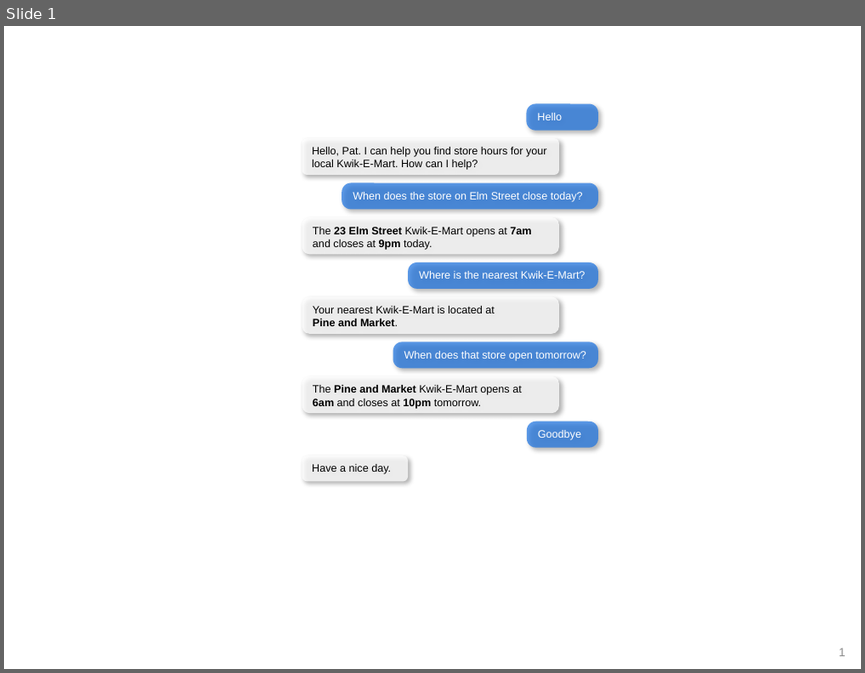
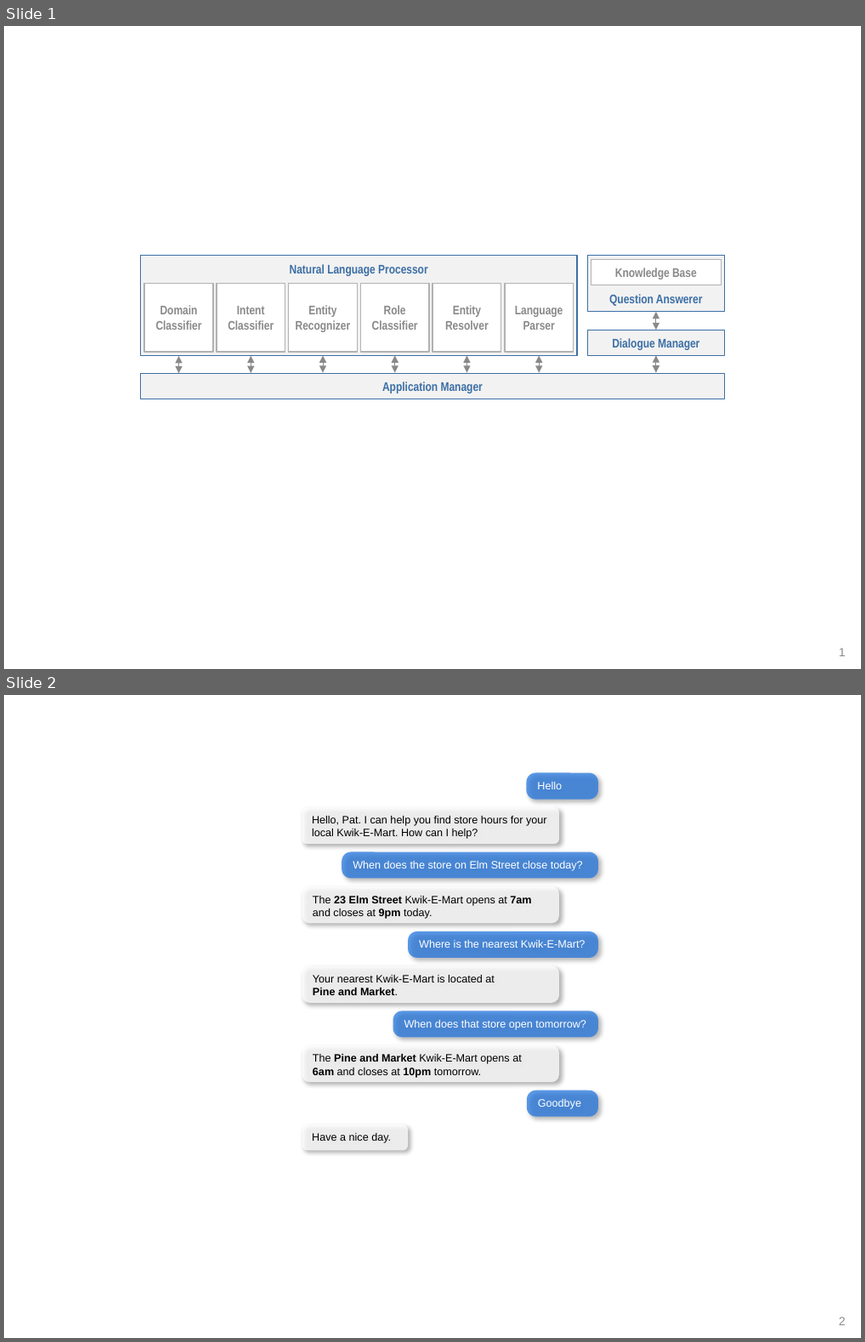
Before and after one commit to cisco/mindmeld, a slide deck: docs/source/images/images.pptx. Shown one above the other, each under a label of ours: slide 1 before the commit, slides 1 and 2 after it. The pictures are 865x673 and 865x1342 pixels, drawn with LibreOffice and Linux fonts; fonts in the diff are those of the drawing. Boxes give left, top, right and bottom in pixels: in the first picture for what was removed or moved away, otherwise in the second. Text is boxed around its words. In the diff, an @@ line names an element or a change of style, - is before the commit and + after.

Commit message:
updated image file

```diff
--- a/docs/source/images/images.pptx
+++ b/docs/source/images/images.pptx
@@ slide 1 added at box(4, 26, 861, 669), background #FFFFFF @@
@@ group added at box(140, 255, 725, 398): 11 rectangles, 8 double arrows @@
+Natural Language Processor
+Entity
+Recognizer
+Role
+Classifier
+Entity
+Resolver
+Language
+Parser
+Dialogue Manager
+Application Manager
+Intent
+Classifier
+Domain
+Classifier
+Question Answerer
+Knowledge Base
@@ page number added at box(839, 647, 846, 656), 10 pt, text #8C8C8C @@
+1
@@ what was slide 1 is now slide 2 @@
@@ page number at box(839, 1316, 846, 1325): text changed @@
-1
+2
```
